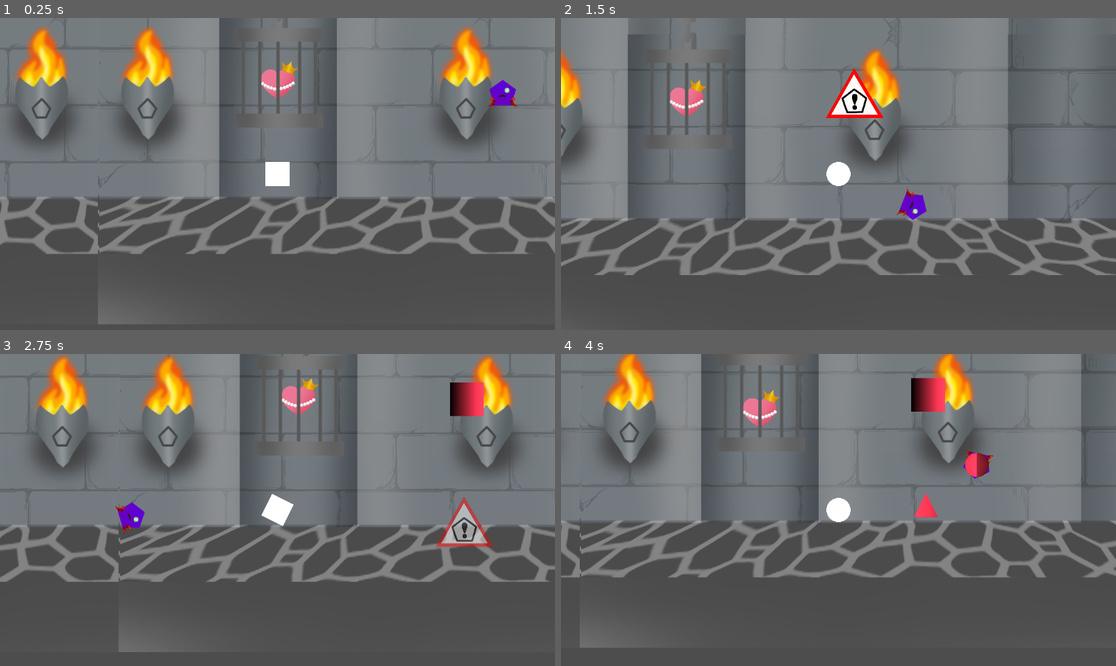
Above: before the commit, frames 1-4 (two rows, left to right).
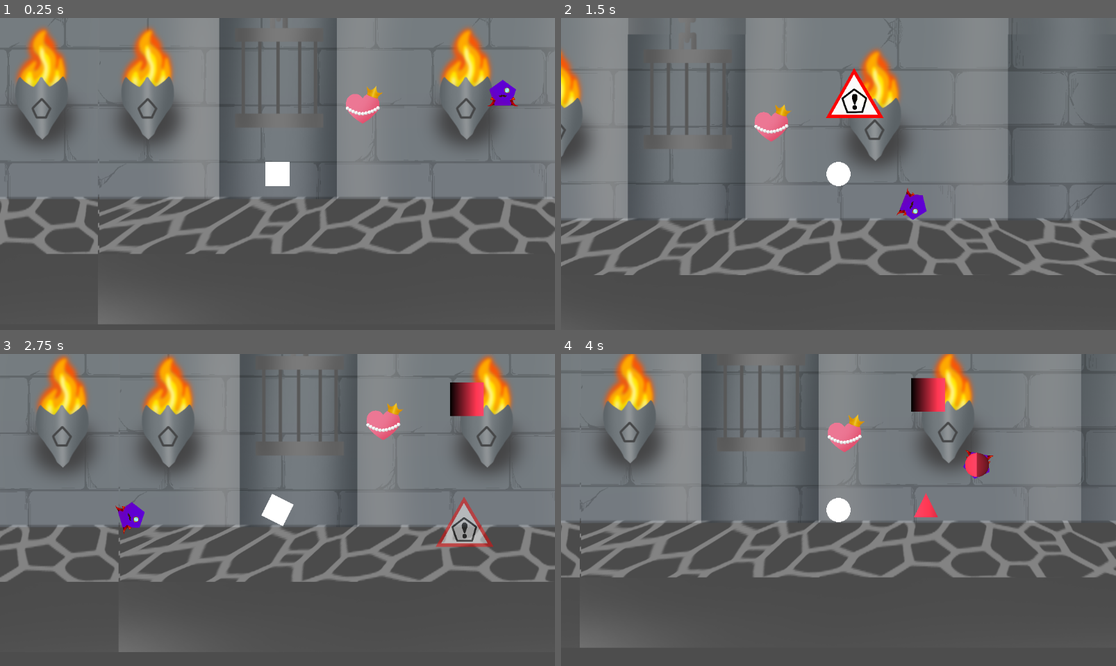
Above: after the commit, the same moments.

Repository: vmaye002-debug/shape-shifter
Game: Godot game, scene res://BossLevel.tscn
The game is run twice, just before and just after one commit, with the same random seed, the same clock (stepped at 60 frames per second) and the same inputs. This scene is started directly instead of the project's main scene.
Inputs:
- Up to frame 1 (0.25 s): no input
- Up to frame 2 (1.5 s): hold D (right) 0.53-1.28 s; hold 3 (circle) 0.53-1.28 s; hold A (left) from 1.28 s (still down); tap Space (space) at 1.35 s
- Up to frame 3 (2.75 s): release A (left) at 2.03 s; hold D (right) from 2.03 s (still down); hold 1 (square) from 2.03 s (still down)
- Up to frame 4 (4 s): release 1 (square) at 2.78 s; tap 2 (triangle) at 2.85 s; release D (right) at 3.53 s; hold A (left) from 3.53 s (still down); hold 3 (circle) from 3.53 s (still down)

The runs differ from the first frame. In frame 1, 0.9% of the frame differs, in the area x 47-69%, y 13-34%; in frame 2, 0.9%; in frame 3, 0.9%; in frame 4, 0.9%, in the area x 32-55%, y 11-32%.

Commit message:
nick cage lowered

Diff:
--- a/BossLevel.tscn
+++ b/BossLevel.tscn
@@ -20,8 +20,69 @@
 [sub_resource type="RectangleShape2D" id="RectangleShape2D_hu5q4"]
 size = Vector2(2000, 77)
 
-[node name="BossLevel" type="Node2D"]
+[sub_resource type="Animation" id="Animation_3cqon"]
+resource_name = "princessNickCage"
+tracks/0/type = "value"
+tracks/0/imported = false
+tracks/0/enabled = true
+tracks/0/path = NodePath("Node2D:position")
+tracks/0/interp = 1
+tracks/0/loop_wrap = true
+tracks/0/keys = {
+"times": PackedFloat32Array(0, 0.6333333),
+"transitions": PackedFloat32Array(1, 1),
+"update": 0,
+"values": [Vector2(0, 0), Vector2(-2, 145)]
+}
+tracks/1/type = "value"
+tracks/1/imported = false
+tracks/1/enabled = true
+tracks/1/path = NodePath("Node2D/PrincessHeart:position")
+tracks/1/interp = 1
+tracks/1/loop_wrap = true
+tracks/1/keys = {
+"times": PackedFloat32Array(0, 0.63, 0.99),
+"transitions": PackedFloat32Array(1, 1, 1),
+"update": 0,
+"values": [Vector2(310, 290), Vector2(311.98947, 291.76315), Vector2(488, 319)]
+}
+
+[sub_resource type="Animation" id="Animation_mrcxj"]
+length = 0.001
+tracks/0/type = "value"
+tracks/0/imported = false
+tracks/0/enabled = true
+tracks/0/path = NodePath("Node2D:position")
+tracks/0/interp = 1
+tracks/0/loop_wrap = true
+tracks/0/keys = {
+"times": PackedFloat32Array(0),
+"transitions": PackedFloat32Array(1),
+"update": 0,
+"values": [Vector2(0, 0)]
+}
+tracks/1/type = "value"
+tracks/1/imported = false
+tracks/1/enabled = true
+tracks/1/path = NodePath("Node2D/PrincessHeart:position")
+tracks/1/interp = 1
+tracks/1/loop_wrap = true
+tracks/1/keys = {
+"times": PackedFloat32Array(0),
+"transitions": PackedFloat32Array(1),
+"update": 0,
+"values": [Vector2(488, 319)]
+}
+
+[sub_resource type="AnimationLibrary" id="AnimationLibrary_wspy4"]
+_data = {
+&"RESET": SubResource("Animation_mrcxj"),
+&"princessNickCage": SubResource("Animation_3cqon")
+}
+
+[node name="BossLevel" type="Node2D" node_paths=PackedStringArray("anim_play")]
 script = ExtResource("1_3cqon")
+anim_play = NodePath("AnimationPlayer")
 
 [node name="Triangle" type="ReferenceRect" parent="."]
 offset_left = 52.0
@@ -94,19 +155,26 @@
 
 [node name="cant COUNT this boss" parent="." node_paths=PackedStringArray("triangle_area", "square_area") instance=ExtResource("4_7b2gy")]
 position = Vector2(837, 460)
-health = 2
+health = 1
 spawn_rate = 1.0
 warning_scene = ExtResource("6_prt80")
 triangle_area = NodePath("../Triangle")
 square_area = NodePath("../Square")
 
-[node name="PrincessHeart" type="Sprite2D" parent="."]
-position = Vector2(312, 268)
+[node name="AnimationPlayer" type="AnimationPlayer" parent="."]
+libraries = {
+&"": SubResource("AnimationLibrary_wspy4")
+}
+
+[node name="Node2D" type="Node2D" parent="."]
+
+[node name="PrincessHeart" type="Sprite2D" parent="Node2D"]
+position = Vector2(488, 319)
 scale = Vector2(0.13, 0.13)
 texture = ExtResource("7_hu5q4")
 script = ExtResource("8_3cqon")
 
-[node name="Cage" type="Sprite2D" parent="."]
+[node name="Cage" type="Sprite2D" parent="Node2D"]
 position = Vector2(71, 292)
 texture = ExtResource("9_mrcxj")
 
--- a/boss_level.gd
+++ b/boss_level.gd
@@ -1,6 +1,6 @@
 extends Node2D
 
-
+@export var anim_play: AnimationPlayer
 # Called when the node enters the scene tree for the first time.
 func _ready() -> void:
 	pass # Replace with function body.
@@ -12,4 +12,4 @@
 
 
 func _on_cant_count_this_boss_died() -> void:
-	pass # Replace with function body.
+	anim_play.play("princessNickCage")
Not shown: 1 places in BossLevel.tscn that only renumber resources
